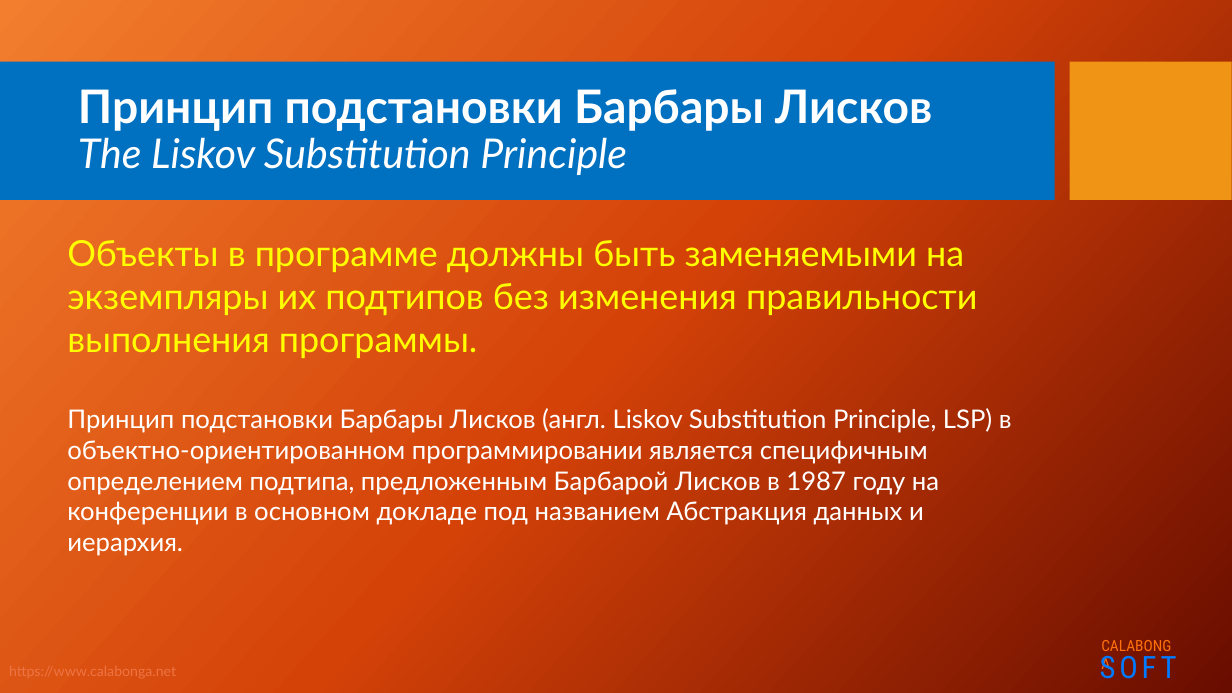
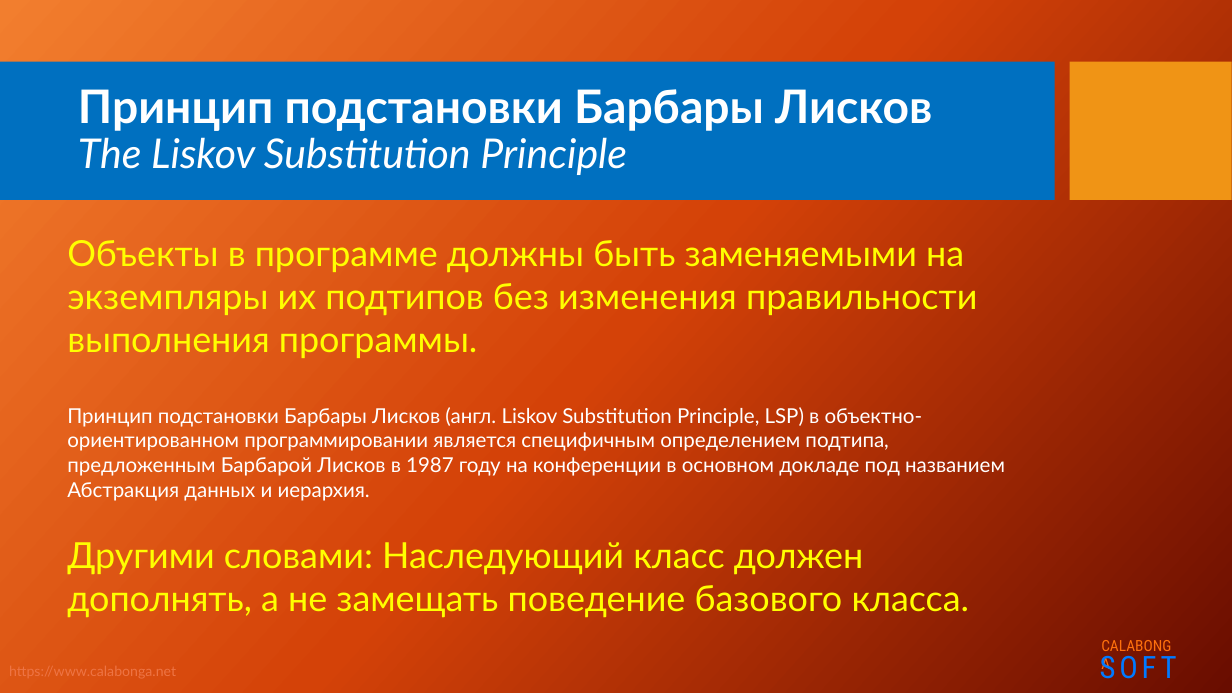
Before and after one commit to Calabonga/SOLID, a slide deck: slide 2 of Powerpoint/3.SOLID_L.pptx. Drawn at 1232x693 pixels with LibreOffice and Linux fonts; fonts in the diff are those of the drawing; background and template pictures are left out. Boxes give left, top, right and bottom in pixels: in the first picture for what was removed or moved away, otherwise in the second. Text is boxed around its words. In the diff, an @@ line names an element or a change of style, - is before the commit and + after.

```diff
--- a/Powerpoint/3.SOLID_L.pptx
+++ b/Powerpoint/3.SOLID_L.pptx
@@ text at box(67, 407, 1005, 501): size 20 to 16 pt in "Принцип подстановки Барбары Лисков (англ. Liskov Substitutio ..." @@
@@ text at box(67, 542, 970, 618): paragraph added @@
+Другими словами: Наследующий класс должен дополнять, а не замещать поведение базового класса.
```
Also in this commit, not shown: 1 slide added, 21 other files.
